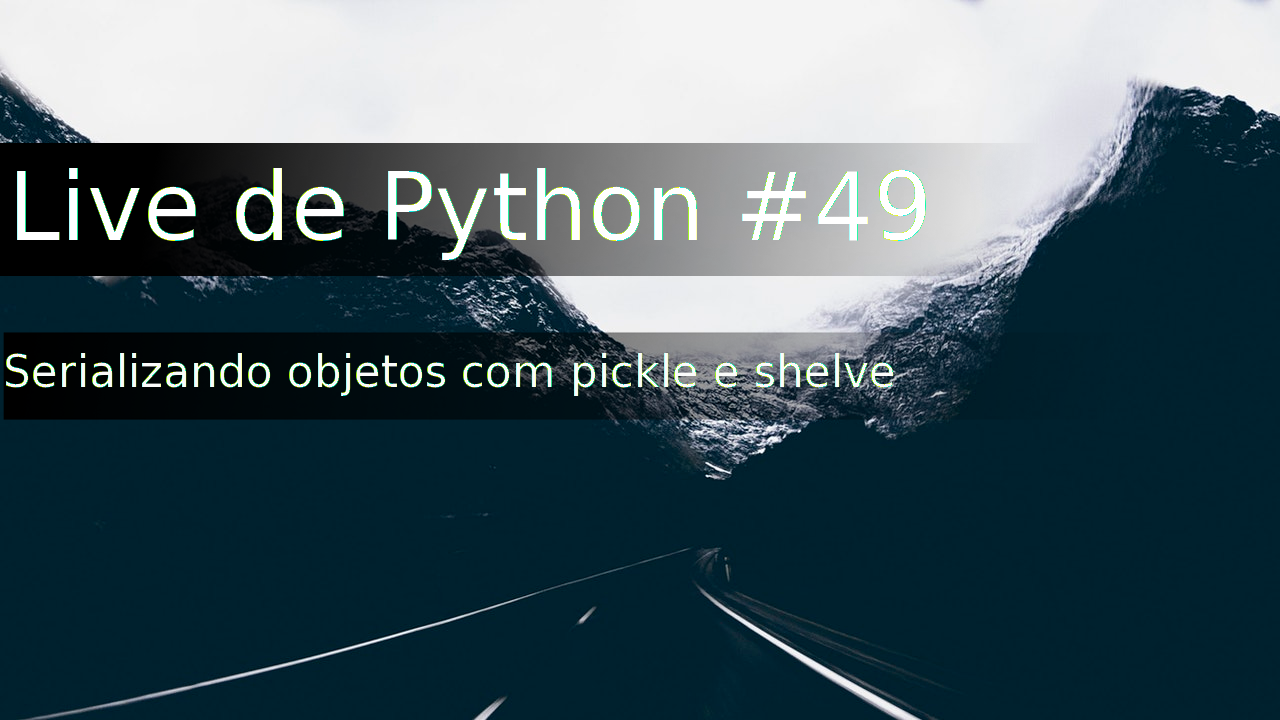
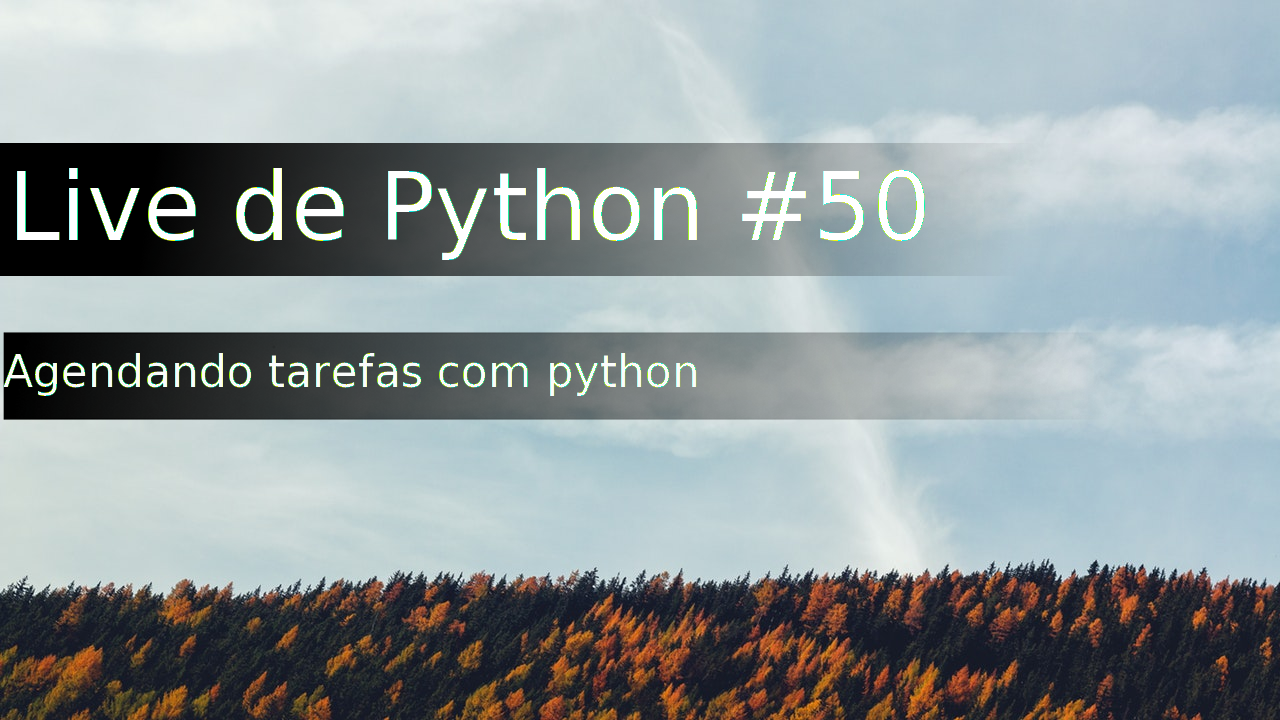
Layers edited between the first and the second 1280×720 image:
renamed "Serializando objetos com pickl..." to "Agendando tarefas com python", painted on it over [3, 353, 894, 396]
renamed "Live de Python #49" to "Live de Python #50", painted on it over [152, 168, 926, 260]
renamed "pexels-photo-696680.jpeg" to "pexels-photo-700009.jpeg", painted on it over [0, 0, 1280, 720]
